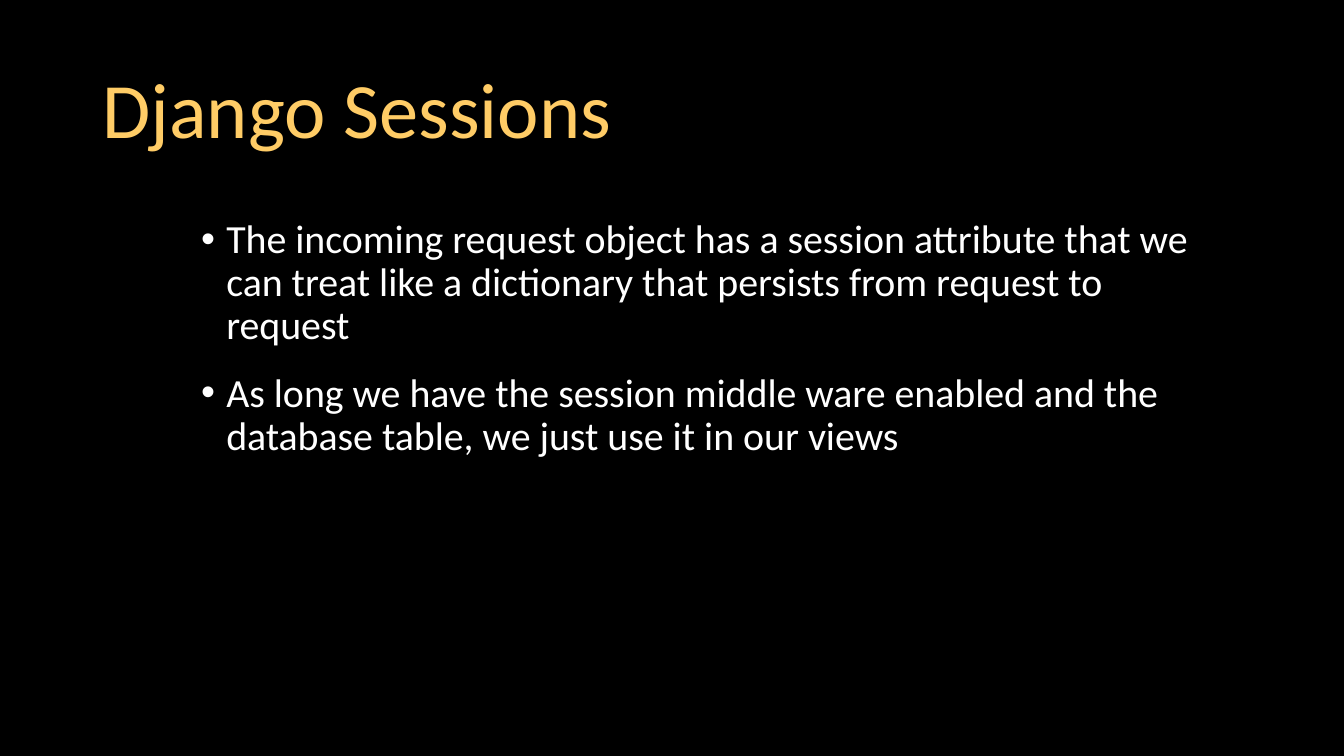
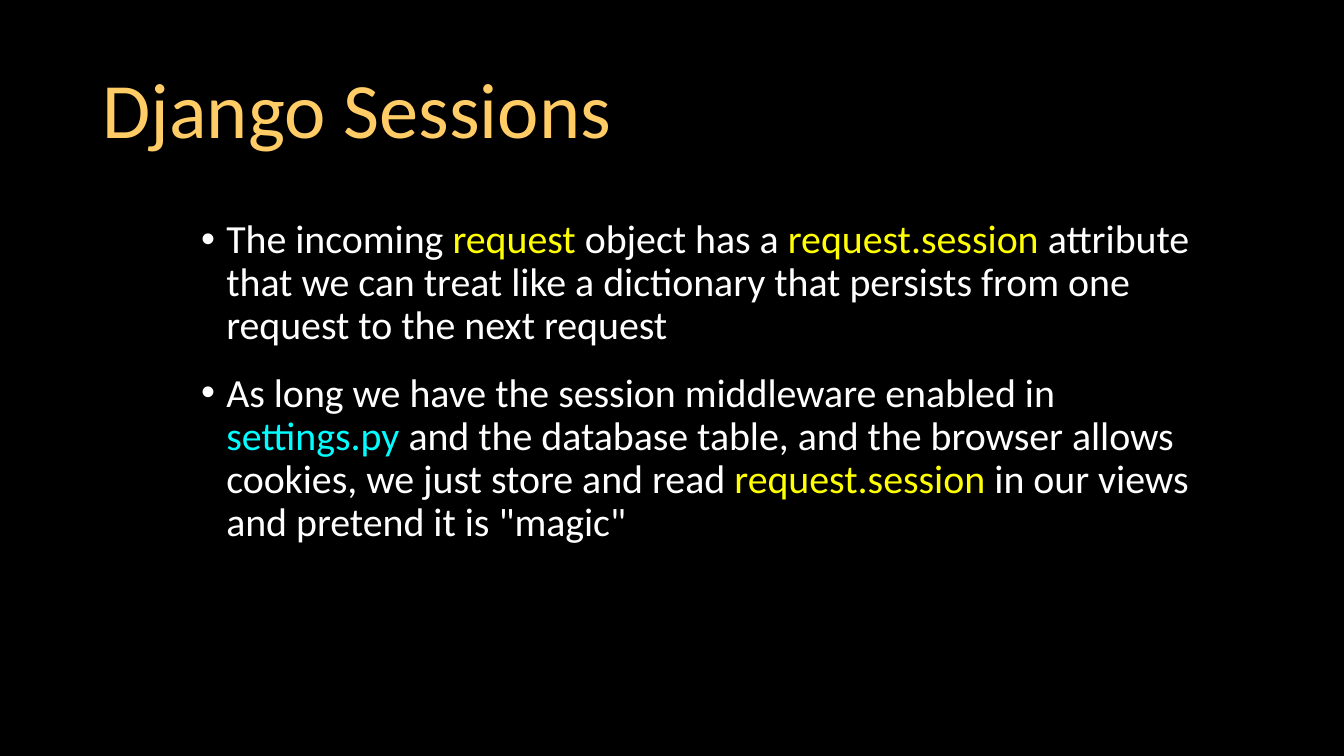
Before and after one commit to csev/dj4e, a slide deck: slide 22 of lectures/DJ-07-Cookies-Sessions.pptx. Drawn at 1344x756 pixels with LibreOffice and Linux fonts; fonts in the diff are those of the drawing. Boxes give left, top, right and bottom in pixels: in the first picture for what was removed or moved away, otherwise in the second. Text is boxed around its words. In the diff, an @@ line names an element or a change of style, - is before the commit and + after.

```diff
--- a/lectures/DJ-07-Cookies-Sessions.pptx
+++ b/lectures/DJ-07-Cookies-Sessions.pptx
@@ text at [226, 225, 1190, 543]: text changed @@
-• The incoming request object has a session attribute that we can treat like a dictionary that persists from request to request
-• As long we have the session middle ware enabled and the database table, we just use it in our views
+• The incoming request object has a request.session attribute that we can treat like a dictionary that persists from one request to the next request
+• As long we have the session middleware enabled in settings.py and the database table, and the browser allows cookies, we just store and read request.session in our views and pretend it is "magic"
```
Also in this commit, not shown: 7 other slides changed, 7 slides added, 6 slides removed, 7 other files.
